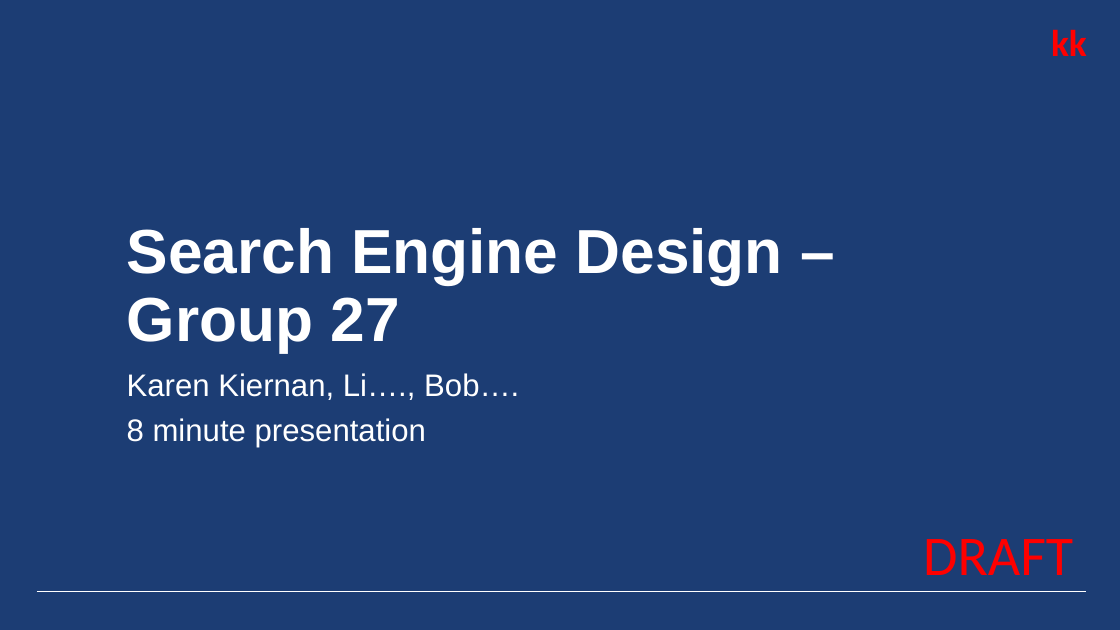
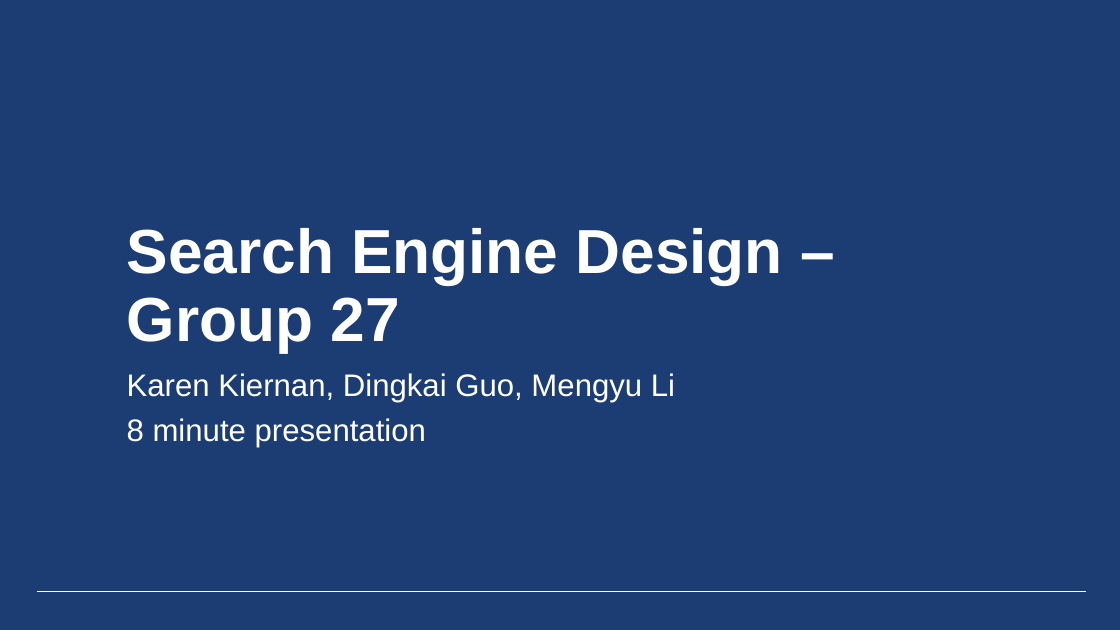
Before and after one commit to Bob-623/Search-Engine, a slide deck: slide 1 of IR GROUP 27.pptx. Drawn at 1120x630 pixels with LibreOffice and Linux fonts; fonts in the diff are those of the drawing; background and template pictures are left out. Boxes give left, top, right and bottom in pixels: in the first picture for what was removed or moved away, otherwise in the second. Text is boxed around its words. In the diff, an @@ line names an element or a change of style, - is before the commit and + after.

```diff
--- a/IR GROUP 27.pptx
+++ b/IR GROUP 27.pptx
@@ text removed at (1051, 29, 1087, 56) @@
-kk
@@ text at (127, 373, 675, 402): text changed @@
-Karen Kiernan, Li…., Bob….
+Karen Kiernan, Dingkai Guo, Mengyu Li
@@ text removed at (923, 539, 1073, 575) @@
-DRAFT
```
Also in this commit, not shown: 3 other slides changed, 5 slides added, 5 slides removed, 1 other file.
